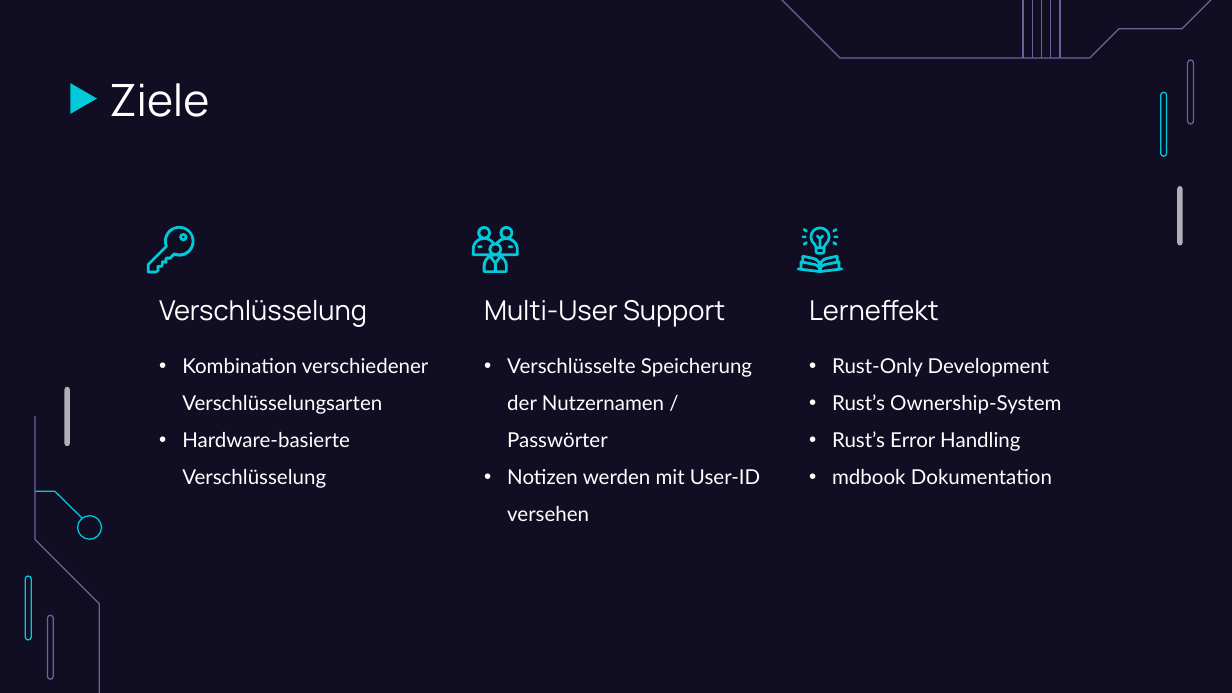
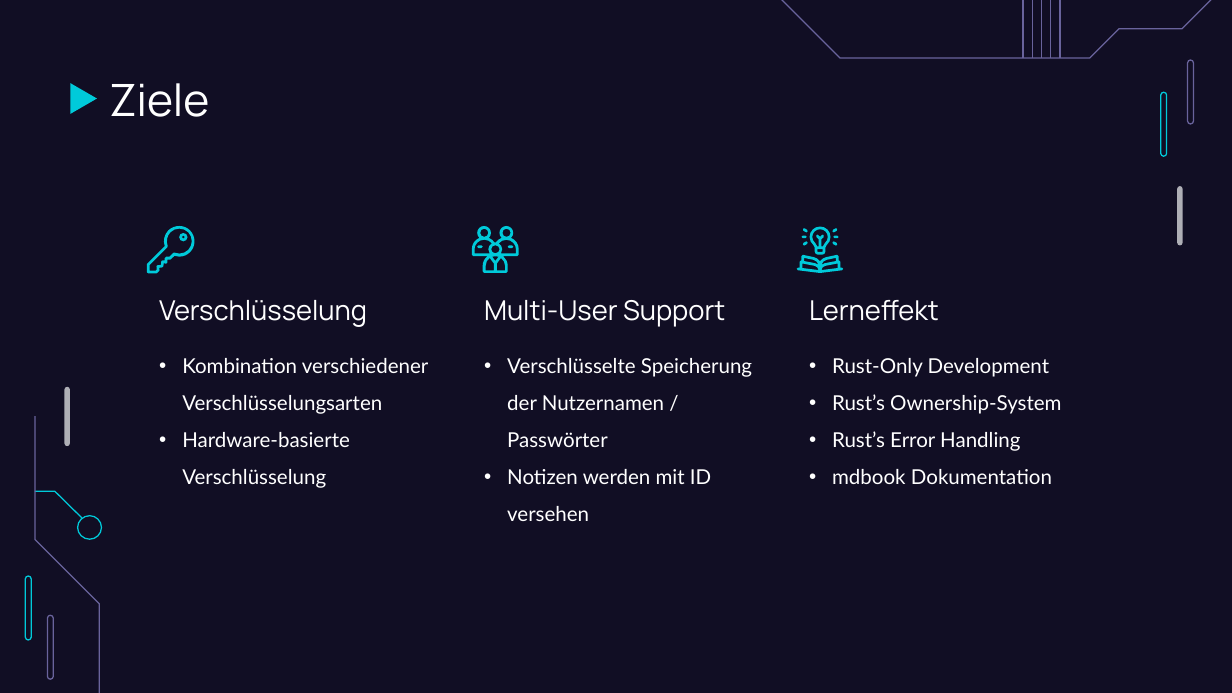
Before and after one commit to dthfan2007/RustNoteApp, a slide deck: slide 4 of docs/presentation.pptx. Drawn at 1232x693 pixels with LibreOffice and Linux fonts; fonts in the diff are those of the drawing. Boxes give left, top, right and bottom in pixels: in the first picture for what was removed or moved away, otherwise in the second. Text is boxed around its words. In the diff, an @@ line names an element or a change of style, - is before the commit and + after.

```diff
--- a/docs/presentation.pptx
+++ b/docs/presentation.pptx
@@ subtitle at (507, 469, 711, 521): text changed @@
-• Notizen werden mit User-ID versehen
+• Notizen werden mit ID versehen
```
Also in this commit, not shown: 1 other slide changed, 1 other file.
